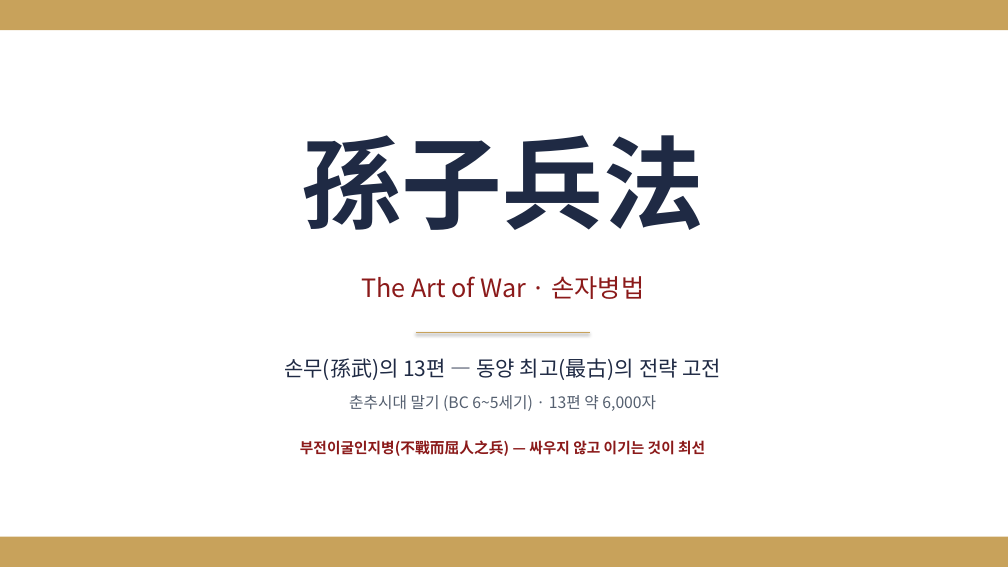
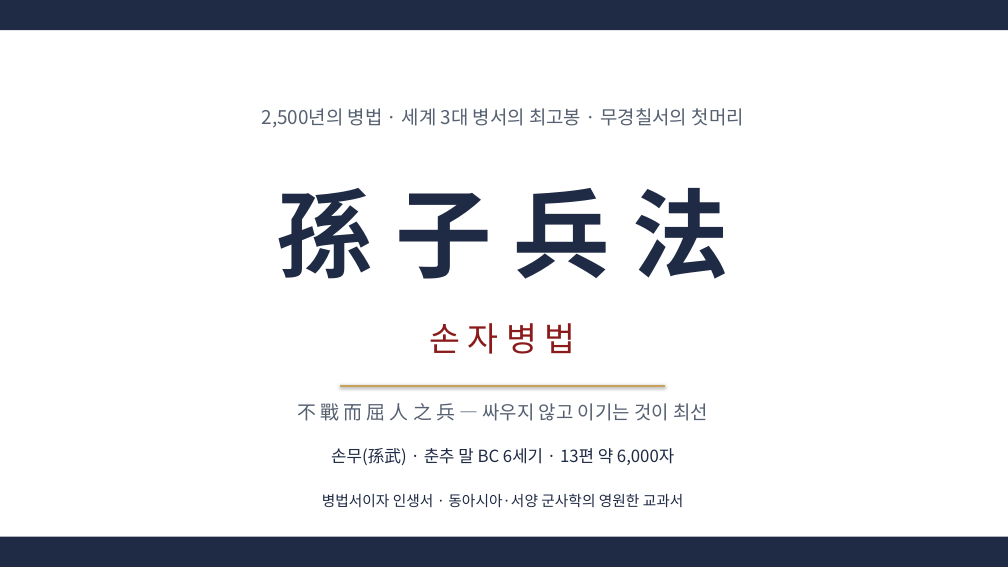
Before and after one commit to hpark1947/Oriental-Classics2, a slide deck: slide 1 of 발표자료/손자병법_발표자료.pptx. Drawn at 1008x567 pixels with LibreOffice and Linux fonts; fonts in the diff are those of the drawing. Boxes give left, top, right and bottom in pixels: in the first picture for what was removed or moved away, otherwise in the second. Text is boxed around its words. In the diff, an @@ line names an element or a change of style, - is before the commit and + after.

```diff
--- a/발표자료/손자병법_발표자료.pptx
+++ b/발표자료/손자병법_발표자료.pptx
@@ rectangle at [0,0,1008,30]: fill #C8A25B to #1F2A44 @@
@@ text added at [262,108,744,128], 18 pt, text #556070 @@
+2,500년의 병법 · 세계 3대 병서의 최고봉 · 무경칠서의 첫머리
@@ text at [277,188,729,279]: text changed; size 96 to 92 pt @@
-孫子兵法
+孫 子 兵 法
@@ text at [430,323,576,354]: text changed; size 24 to 32 pt @@
-The Art of War · 손자병법
+손 자 병 법
@@ text removed at [284,358,721,380] @@
-손무(孫武)의 13편 — 동양 최고(最古)의 전략 고전
@@ line removed from (416, 333) to (590, 333) @@
@@ line added from (340, 386) to (665, 386), #C8A25B 2 pt @@
@@ text at [297,403,708,421]: text changed; size 14 to 18 pt; text colour #8B1A1A to #556070; bold off @@
-부전이굴인지병(不戰而屈人之兵) — 싸우지 않고 이기는 것이 최선
+不 戰 而 屈 人 之 兵 — 싸우지 않고 이기는 것이 최선
@@ text at [331,448,674,465]: text changed; size 15 to 16 pt; text colour #556070 to #1F2A44 @@
-춘추시대 말기 (BC 6~5세기) · 13편 약 6,000자
+손무(孫武) · 춘추 말 BC 6세기 · 13편 약 6,000자
@@ text added at [322,494,684,507], 14 pt, text #1F2A44 @@
+병법서이자 인생서 · 동아시아·서양 군사학의 영원한 교과서
@@ rectangle at [0,537,1008,567]: fill #C8A25B to #1F2A44 @@
```
Also in this commit, not shown: 7 other slides changed, 48 slides added, 30 slides removed, 1 other file.
